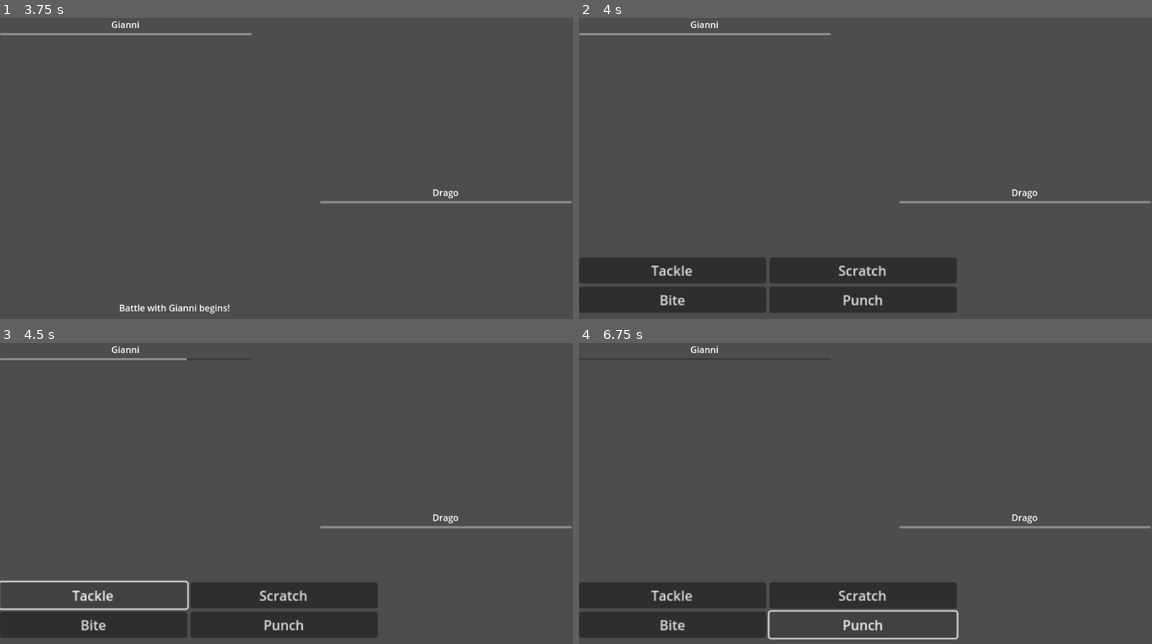
Above: before the commit, frames 1-4 (two rows, left to right).
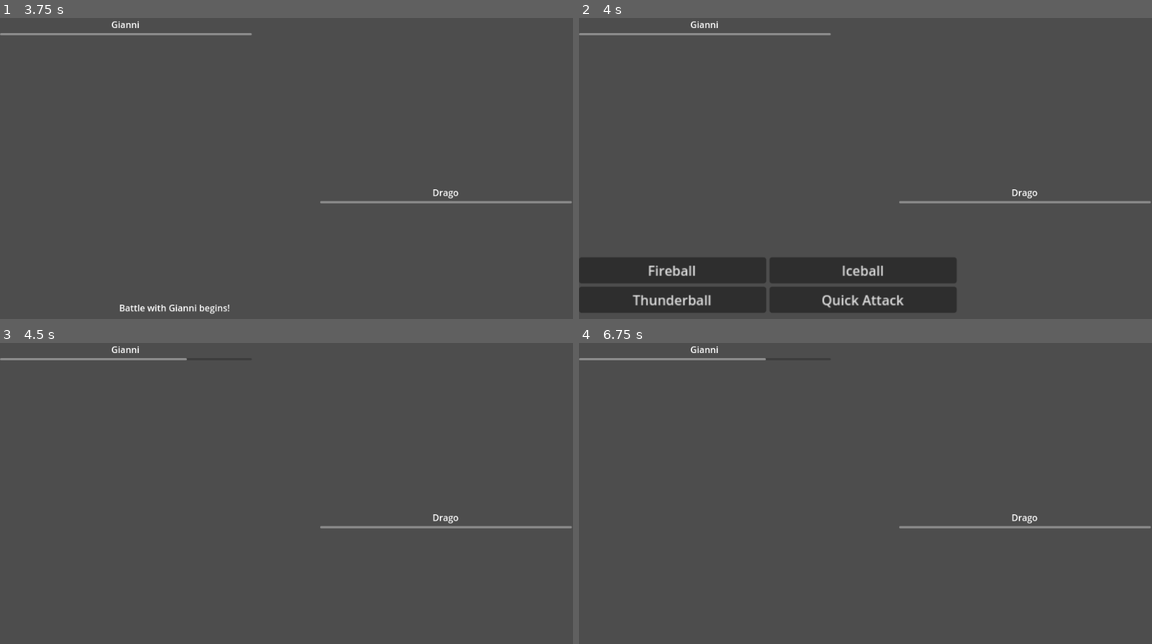
Above: after the commit, the same moments.

Repository: dannhill/MonsterCollector
Game: Godot game, scene res://Battle/battle_scene.tscn
Same seed, same stepped clock (60 frames per second), same inputs: the game is played once before the commit and once after it. The project has no main scene, so this scene is started directly.
Inputs (mouse positions are in pixels of both pictures, inside the frame that each line leads up to):
- Up to frame 1 (3.75 s): tap Enter at 0.5, 2, 3.5 s; tap Space (ui_select) at 0.77, 1.25, 1.52, 2.75, 3.02 s
- Up to frame 2 (4 s): tap Space (ui_select) at 3.77 s
- Up to frame 3 (4.5 s): click "Tackle" (after the commit: "Iceball") at 4.25 s
- Up to frame 4 (6.75 s): click (865, 595) at 5 s, where only the run before the commit has a clickable "Scratch"; click (670, 625) at 5.75 s, where only the run before the commit has a clickable "Bite"; click (865, 625) at 6.5 s, where only the run before the commit has a clickable "Punch"

Frame 1 is identical in both runs. In frame 2, 1.0% of the frame differs, in the area x 9-57%, y 82-97%; in frame 3, 8.8%; in frame 4, 9.1%, in the area x 0-67%, y 5-99%.
Error after the commit: Invalid access to property or key 'nickname' on a base object of type 'Nil'. (res://Battle/battle_scene.gd:36)

Commit message:
added simple working battle logic and moves loading from storage[BUG] + added codes in the readme

Diff:
--- a/Battle/battle_scene.gd
+++ b/Battle/battle_scene.gd
@@ -29,23 +29,27 @@
 	$Player/Name.text = player.nickname
 	$Player/HP.max_value = player.hp
 
+#NULL the move array could be empty or an entry could be empty
+func init_moves(player : Monster = player) -> void:
+	# for loop to initialize all four moves
+	for i in range(0,4):
+		MovesBox.get_node("Move" + str(i)).text = player.moves[i].nickname
 
-func init_moves(player : Monster = player) -> void:
-	MovesBox.get_node("Move1").text = player.moves.first.nickname
-	MovesBox.get_node("Move2").text = player.moves.second.nickname
-	MovesBox.get_node("Move3").text = player.moves.third.nickname
-	MovesBox.get_node("Move4").text = player.moves.fourth.nickname
-
-func damage_calculation(move : Move, player : Monster = player, enemy : Monster = enemy) -> void:
+func damage_calculation(move : Move, attacker : Monster = player, attacked : Monster = enemy) -> void:
 	var critical_hit : float = 1.0
 	if (rng.randi_range(0, 100) <= CRIT_CHANCE):
 		critical_hit += 0.5
 
-	var first_par : float = 2 * player.level * 0.2  + 2
-	var second_par : float = first_par * move.power * player.attack / enemy.defense * 0.02 + 2
+	var first_par : float = 2 * attacker.level * 0.2  + 2
+	var second_par : float = first_par * move.power * attacker.attack / attacked.defense * 0.02 + 2
 	var third_par : int = int(second_par * (rng.randf_range(85,100) / 100) * critical_hit)
 	print(third_par)
-	$Enemy/HP.value -= third_par
+	# match to see if the attacker is player or enemy
+	match attacked == enemy:
+		true:
+			$Enemy/HP.value -= third_par
+		false:
+			$Player/HP.value -= third_par
 
 func start_encounter() -> void:
 	await self.ui_select_pressed
@@ -54,19 +58,52 @@
 	$DescriptionBox.visible = false
 	$AttackMenu.visible = true
 
+func enemy_turn():
+	#remove the hud and make the enemy attack
+	$AttackMenu.visible = false
+	compute_attack(enemy, player, enemy.moves[rng.randi_range(0,4)])
 
+	await get_tree().create_timer(3.0).timeout
+	$AttackMenu.visible = true
+
+#OPTIMIZE Maybe can be optimized?
+#NULL move could not exist
 func _on_move_1_pressed() -> void:
-	if rng.randi_range(0,100) <= player.moves.first.accuracy:
-		damage_calculation(player.moves.first, player, enemy)
+	$AttackMenu.visible = false
+	compute_attack(player, enemy, player.moves[0])
+	await get_tree().create_timer(3.0).timeout
+	enemy_turn()
 
+#NULL move could not exist
 func _on_move_2_pressed() -> void:
-	if rng.randi_range(0,100) <= player.moves.second.accuracy:
-		damage_calculation(player.moves.second, player, enemy)
+	$AttackMenu.visible = false
+	compute_attack(player, enemy, player.moves[1])
+	await get_tree().create_timer(3.0).timeout
+	enemy_turn()
 
+#NULL move could not exist
 func _on_move_3_pressed() -> void:
-	if rng.randi_range(0,100) <= player.moves.third.accuracy:
-		damage_calculation(player.moves.third, player, enemy)
+	$AttackMenu.visible = false
+	compute_attack(player, enemy, player.moves[2])
+	await get_tree().create_timer(3.0).timeout
+	enemy_turn()
 
+#NULL move could not exist
 func _on_move_4_pressed() -> void:
-	if rng.randi_range(0,100) <= player.moves.fourth.accuracy:
-		damage_calculation(player.moves.fourth, player, enemy)
+	$AttackMenu.visible = false
+	compute_attack(player, enemy, player.moves[3])
+	await get_tree().create_timer(3.0).timeout
+	enemy_turn()
+
+func attack_missed(attacker : Monster) -> void:
+	$DescriptionBox.text = attacker.nickname + " missed!"
+	$DescriptionBox.visible = true
+	await get_tree().create_timer(3.0).timeout
+	$DescriptionBox.visible = false
+	$AttackMenu.visible = true
+
+func compute_attack(attacker : Monster, attacked : Monster, move : Move) -> void:
+	if rng.randi_range(0,100) <= move.accuracy:
+		damage_calculation(move, attacker, attacked)
+	else:
+		attack_missed(attacker)
--- a/Battle/battle_scene.tscn
+++ b/Battle/battle_scene.tscn
@@ -22,25 +22,25 @@
 layout_mode = 2
 columns = 2
 
-[node name="Move1" type="Button" parent="AttackMenu/MovesBox"]
+[node name="Move0" type="Button" parent="AttackMenu/MovesBox"]
 layout_mode = 2
 size_flags_horizontal = 3
 size_flags_vertical = 3
 text = "Tackle"
 
-[node name="Move2" type="Button" parent="AttackMenu/MovesBox"]
+[node name="Move1" type="Button" parent="AttackMenu/MovesBox"]
 layout_mode = 2
 size_flags_horizontal = 3
 size_flags_vertical = 3
 text = "Scratch"
 
-[node name="Move3" type="Button" parent="AttackMenu/MovesBox"]
+[node name="Move2" type="Button" parent="AttackMenu/MovesBox"]
 layout_mode = 2
 size_flags_horizontal = 3
 size_flags_vertical = 3
 text = "Tail Whip"
 
-[node name="Move4" type="Button" parent="AttackMenu/MovesBox"]
+[node name="Move3" type="Button" parent="AttackMenu/MovesBox"]
 layout_mode = 2
 size_flags_horizontal = 3
 size_flags_vertical = 3
@@ -91,7 +91,7 @@
 horizontal_alignment = 1
 vertical_alignment = 1
 
-[connection signal="pressed" from="AttackMenu/MovesBox/Move1" to="." method="_on_move_1_pressed"]
-[connection signal="pressed" from="AttackMenu/MovesBox/Move2" to="." method="_on_move_2_pressed"]
-[connection signal="pressed" from="AttackMenu/MovesBox/Move3" to="." method="_on_move_3_pressed"]
-[connection signal="pressed" from="AttackMenu/MovesBox/Move4" to="." method="_on_move_4_pressed"]
+[connection signal="pressed" from="AttackMenu/MovesBox/Move0" to="." method="_on_move_1_pressed"]
+[connection signal="pressed" from="AttackMenu/MovesBox/Move1" to="." method="_on_move_2_pressed"]
+[connection signal="pressed" from="AttackMenu/MovesBox/Move2" to="." method="_on_move_3_pressed"]
+[connection signal="pressed" from="AttackMenu/MovesBox/Move3" to="." method="_on_move_4_pressed"]
--- a/Data/monsters_data.json
+++ b/Data/monsters_data.json
@@ -1,14 +1,14 @@
 [
-    {
-        "species": "Goblin",
-        "type_first": 1,
-        "type_second": 1,
-        "gender_prob": 0.5,
-        "hp_base": 70,
-        "attack_base": 70,
-        "defense_base": 70,
-        "speed_base": 70,
-        "spatk_base": 70,
-        "spdef_base": 70
-    }
+	{
+		"species": "Goblin",
+		"type_first": 1,
+		"type_second": 1,
+		"gender_prob": 0.5,
+		"hp_base": 70,
+		"attack_base": 70,
+		"defense_base": 70,
+		"speed_base": 70,
+		"spatk_base": 70,
+		"spdef_base": 70
+	}
 ]
--- /dev/null
+++ b/Data/moves_data.json
@@ -0,0 +1,30 @@
+[
+	{
+		"nickname" : "Fireball",
+		"power" : 40,
+		"accuracy" : 100,
+		"power_points" : 35,
+		"type" : 0
+	},
+	{
+		"nickname" : "Iceball",
+		"power" : 40,
+		"accuracy" : 100,
+		"power_points" : 35,
+		"type" : 1
+	},
+	{
+		"nickname" : "Thunderball",
+		"power" : 40,
+		"accuracy" : 100,
+		"power_points" : 35,
+		"type" : 2
+	},
+	{
+		"nickname" : "Earthball",
+		"power" : 40,
+		"accuracy" : 100,
+		"power_points" : 35,
+		"type" : 3
+	}
+]
--- a/Monster.gd
+++ b/Monster.gd
@@ -6,7 +6,6 @@
 	super._init(species, type_first, type_second, gender_prob)
 
 	self.nickname = nickname
-	self.moves = Moves.new()
 	self.level = 50
 	self.hp_max = (self.hp_base * 2 + 18 + 21 * level) / 100 + level + 10
 	self.hp = self.hp_max
@@ -17,22 +16,14 @@
 	self.sp_defense = (2 * self.spdef_base + 18 + 21 * level) / 100 + 5
 	self.speed = (2 * self.speed_base + 18 + 21 * level) / 100 + 5
 
-	# Add generic moves
-	self.moves.first = Move.new("Tackle", 40, 100, 40, Typ.e.GOBLIN)
-	self.moves.second = Move.new("Scratch", 40, 100, 40, Typ.e.GOBLIN)
-	self.moves.third = Move.new("Bite", 60, 100, 25, Typ.e.GOBLIN)
-	self.moves.fourth = Move.new("Punch", 40, 100, 40, Typ.e.GOBLIN)
+	# Add generic moves  "name", power, accuracy, power points, type
+#	self.moves[1] = Move.new("Tackle", 40, 100, 40, Typ.e.GOBLIN)
 
-class Moves:
-	var first : Move
-	var second : Move
-	var third : Move
-	var fourth : Move
+var moves : Array[Move]
 
 var nickname : String
 var level : int
 
-var moves : Moves
 var hp : int
 var hp_max : int
 var attack : int
--- a/SaveData.gd
+++ b/SaveData.gd
@@ -1,16 +1,12 @@
 extends Node
-
+#OPTIMIZE maybe there is too much memory used at the same time cause
+# two files are loaded at the same time
 class_name SaveData
 
 static func load_team(path : String = "res://SaveData/team.json") -> Array[Monster]:# returns monster array
 	var monsters : Array[Monster] = []
-	var json : JSON = JSON.new()
-
-	var file_team : FileAccess = FileAccess.open(path, FileAccess.READ)
-	json.parse(file_team.get_as_text())
-	print(json.get_error_message())
-	var team_info : Variant = json.data
-	file_team.close()
+	var team_info : Variant = load_team_data(path)
+	var moves_info : Variant = load_moves_data()
 
 	var i : int = 0
 	for monster_info in team_info:
@@ -28,8 +24,51 @@
 			monsters[i].sp_attack = monster_info.sp_attack
 			monsters[i].sp_defense = monster_info.sp_defense
 			monsters[i].speed = monster_info.speed
+			for move_nickname in monster_info.moves:
+				#BUG the fourth move is null and I dont' know why. I'm too tired now and will fix it tomorrow
+				var move : Variant = lexographical_binary_search(moves_info, move_nickname)
+				if move:
+					monsters[i].moves.push_back(Move.new(move.nickname, move.power, move.accuracy, move.power_points, move.type)) #NULL must check if this is null
+				else:
+					monsters[i].moves.push_back(null)
+			print(monsters[i].moves[3])
 		else:
 			monsters.append(null)
 		i += 1
 
 	return monsters
+
+static func load_team_data(path : String = "res://SaveData/team.json") -> Variant:
+	var json : JSON = JSON.new()
+	var file_team : FileAccess = FileAccess.open(path, FileAccess.READ)
+	json.parse(file_team.get_as_text())
+	print(json.get_error_message())
+	var team : Variant = json.data
+	file_team.close()
+	return team
+
+static func load_moves_data() -> Variant:
+	var json : JSON = JSON.new()
+	var file_moves : FileAccess = FileAccess.open("res://Data/moves_data.json", FileAccess.READ)
+	json.parse(file_moves.get_as_text())
+	print(json.get_error_message())
+	var moves : Variant = json.data
+	file_moves.close()
+	return moves
+
+#BUG Moves MUST be an array of moves. I have to check this.
+#BUG maybe the problem with the move loading is inside the lexographical_binary_search function
+# cause maybe it can't find the last move in the array
+static func lexographical_binary_search(moves : Variant, move_nickname : String) -> Variant:
+	var low : int = 0
+	var high : int = moves.size() - 1
+	var mid : int = 0
+	while low <= high:
+		mid = (low + high) / 2
+		if moves[mid].nickname == move_nickname:
+			return moves[mid]
+		elif moves[mid].nickname < move_nickname:
+			low = mid + 1
+		else:
+			high = mid - 1
+	return null
--- a/SaveData/team.json
+++ b/SaveData/team.json
@@ -1,8 +1,8 @@
 [
 	{
 		"species" : "Goblin",
-        "type_first": 1,
-        "type_second": 1,
+		"type_first": 1,
+		"type_second": 1,
 		"nickname" : "Gianni",
 		"level" : 50,
 		"hp" : 73,
@@ -11,7 +11,14 @@
 		"defense" : 18,
 		"sp_attack" : 18,
 		"sp_defense" : 18,
-		"speed" : 18
+		"speed" : 18,
+		"moves" :
+		[
+			"Fireball",
+			"Iceball",
+			"Thunderball",
+			"Earthball"
+		]
 	},
 	{
 		"species" : "Dragon",
@@ -25,7 +32,14 @@
 		"defense" : 18,
 		"sp_attack" : 18,
 		"sp_defense" : 18,
-		"speed" : 18
+		"speed" : 18,
+		"moves" :
+		[
+			"Fireball",
+			"Iceball",
+			"Thunderball",
+			"Earthball"
+		]
 	},
 	{
 		"species" : "Orc",
@@ -39,7 +53,14 @@
 		"defense" : 18,
 		"sp_attack" : 18,
 		"sp_defense" : 18,
-		"speed" : 18
+		"speed" : 18,
+		"moves" :
+		[
+			"Fireball",
+			"Iceball",
+			"Thunderball",
+			"Earthball"
+		]
 	},
 	{
 	},
Not shown, added: Data/info_for_json_storage.txt
Not shown, changed: README.md
